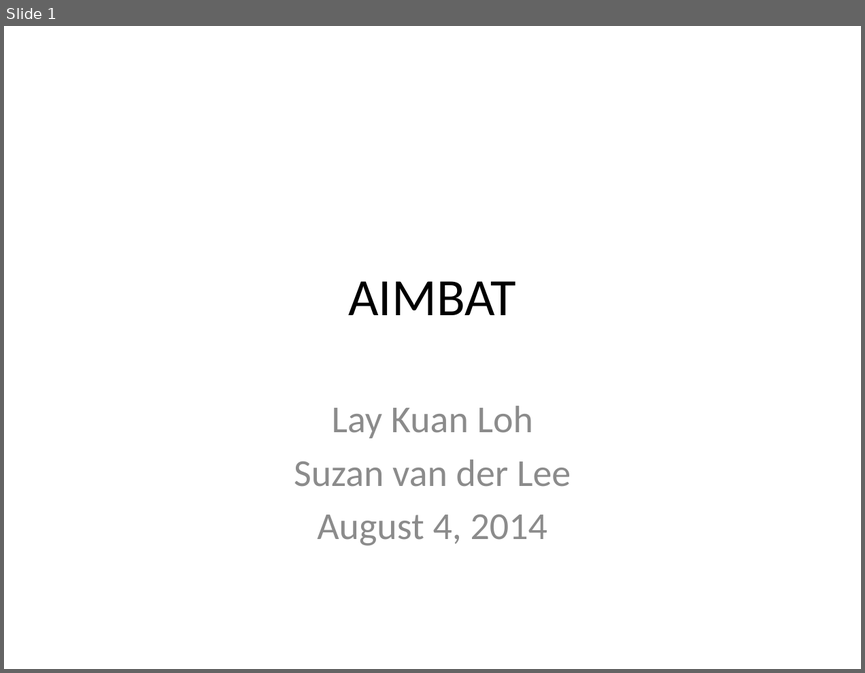
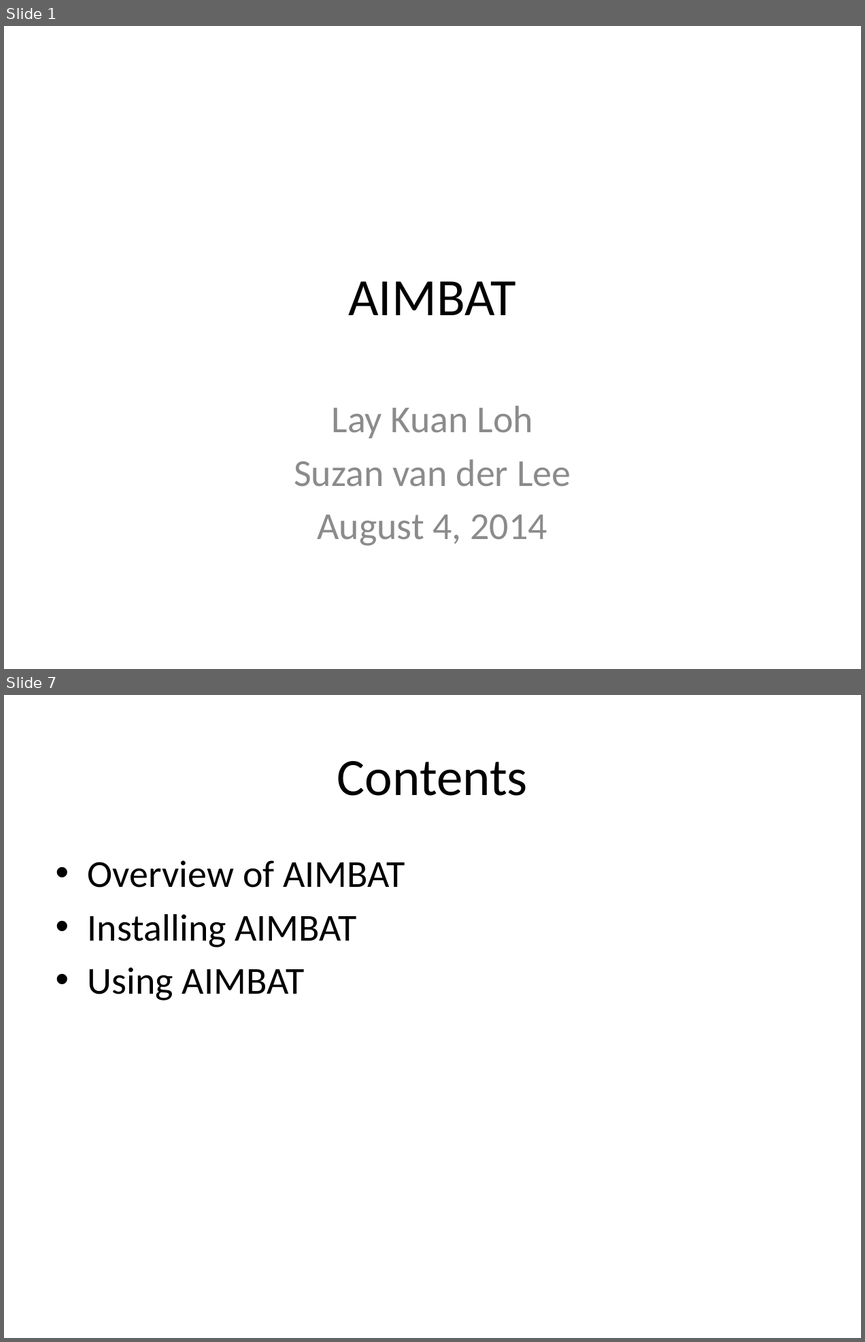
Before and after one commit to lkloh/USArray, a slide deck: AIMBAT/AIMBAT.pptx. Shown one above the other, each under a label of ours: slide 1 before the commit, slides 1 and 7 after it; the slides between them are not shown. The pictures are 865x673 and 865x1342 pixels, drawn with LibreOffice and Linux fonts; fonts in the diff are those of the drawing. Boxes give left, top, right and bottom in pixels: in the first picture for what was removed or moved away, otherwise in the second. Text is boxed around its words. In the diff, an @@ line names an element or a change of style, - is before the commit and + after.

```diff
--- a/AIMBAT/AIMBAT.pptx
+++ b/AIMBAT/AIMBAT.pptx
@@ slide 7 added at [4,695,861,1338], background #FFFFFF @@
@@ title added at [337,761,528,796], 44 pt, text #000000 @@
+Contents
@@ text added at [88,860,405,1000], 32 pt, text #000000 @@
+• Overview of AIMBAT
+• Installing AIMBAT
+• Using AIMBAT
```
Also in this commit, not shown: 7 other slides added, 4 other files.
